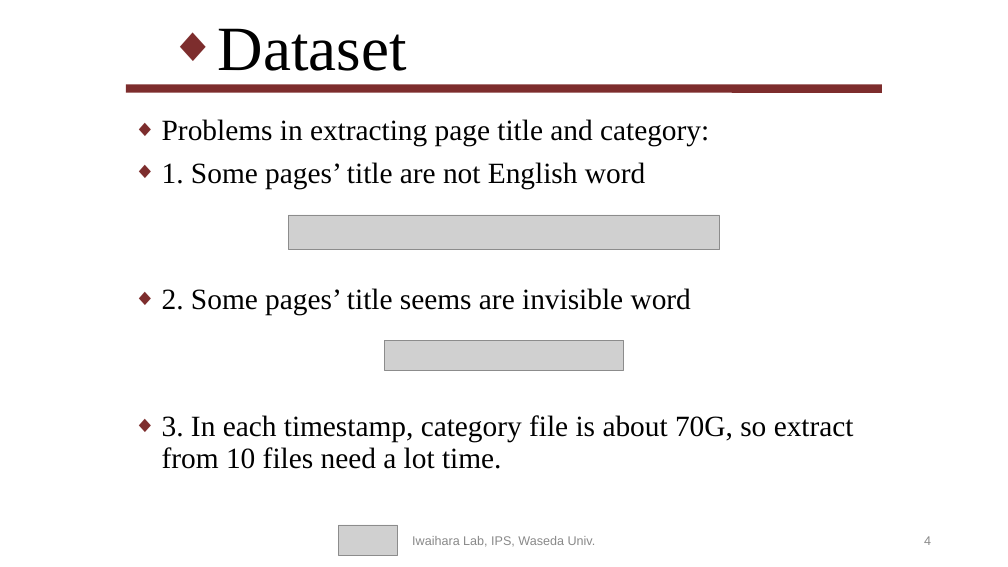
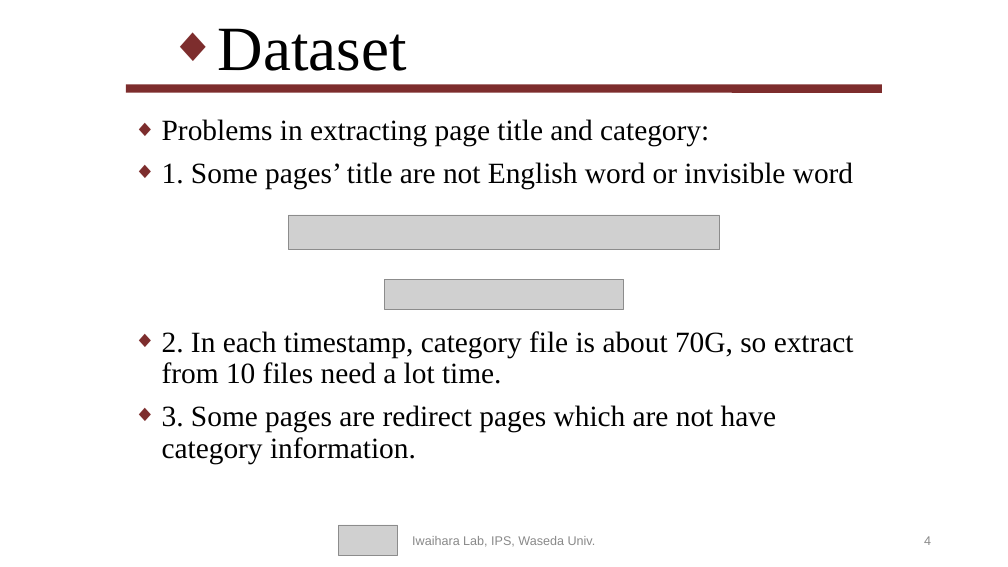
Before and after one commit to f1rstb100d/greedy, a slide deck: slide 4 of MaJiaji_20200604 - 副本.pptx. Drawn at 1008x567 pixels with LibreOffice and Linux fonts; fonts in the diff are those of the drawing; grey boxes stand for pictures. Boxes give left, top, right and bottom in pixels: in the first picture for what was removed or moved away, otherwise in the second. Text is boxed around its words. In the diff, an @@ line names an element or a change of style, - is before the commit and + after.

```diff
--- a/MaJiaji_20200604 - 副本.pptx
+++ b/MaJiaji_20200604 - 副本.pptx
@@ text at [162, 162, 854, 464]: text changed @@
-◆ 1. Some pages’ title are not English word
-◆ 2. Some pages’ title seems are invisible word
-◆ 3. In each timestamp, category file is about 70G, so extract from 10 files need a lot time.
+◆ 1. Some pages’ title are not English word or invisible word
+◆ 2. In each timestamp, category file is about 70G, so extract from 10 files need a lot time.
+◆ 3. Some pages are redirect pages which are not have category information.
@@ picture: place and size @@
-picture at [384, 340, 624, 371]
+picture at [384, 280, 624, 310]
```
Also in this commit, not shown: 3 other slides changed, 3 slides added, 1 slide removed.
